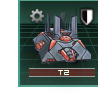
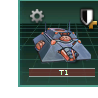
Layer changes from the first (98, 98) image to the second:
moved "shield" above "resource icons" over [left=83, top=15, right=95, bottom=28]
added group "resource icons" with 2 layers above "base building color reference" over [left=70, top=6, right=98, bottom=32]
added group "add'l modifiers" with 3 layers above "stripe" over [left=83, top=13, right=98, bottom=31]
added layer "plus copy" in group "add'l modifiers" over [left=83, top=13, right=98, bottom=31]
added layer "up" in group "add'l modifiers" over [left=85, top=19, right=94, bottom=27]
added layer "down" in group "add'l modifiers" over [left=85, top=19, right=94, bottom=27]
added group "info stripes" with 3 layers above "gear copy" over [left=32, top=68, right=87, bottom=77]
renamed "t2" to "info text", moved it into group "info stripes", painted on it over [left=57, top=70, right=70, bottom=75]
moved "stripe copy #1" into group "info stripes" over [left=32, top=68, right=87, bottom=77]
removed layer "T2" over [left=17, top=6, right=96, bottom=90]
painted on "T1" over [left=31, top=15, right=91, bottom=66]
